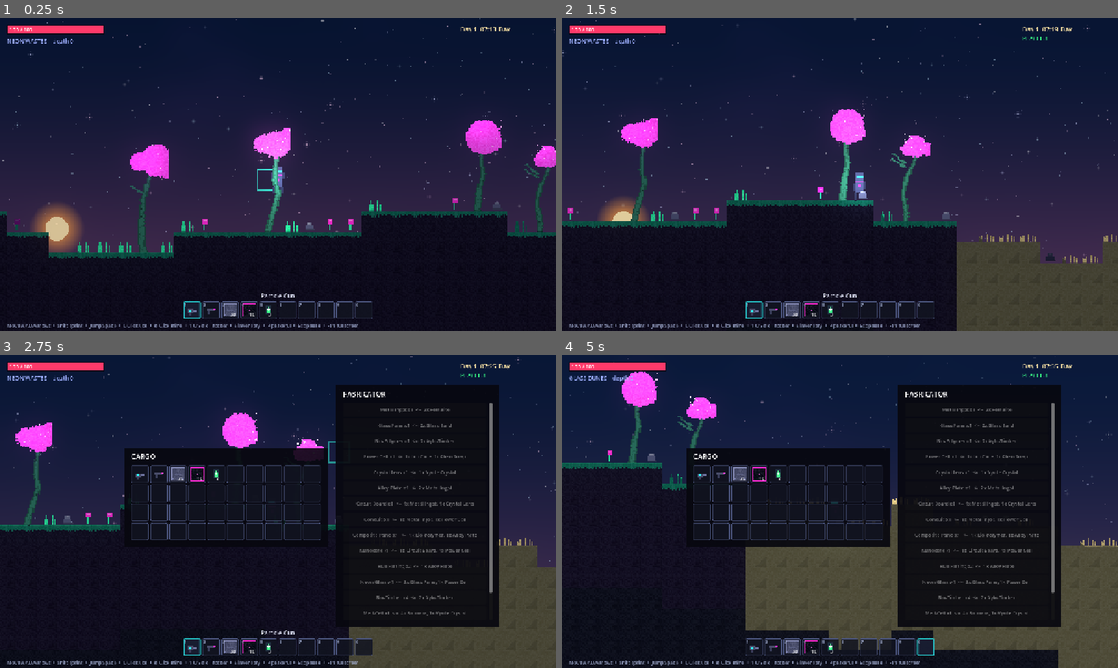
Above: before the commit, frames 1-4 (two rows, left to right).
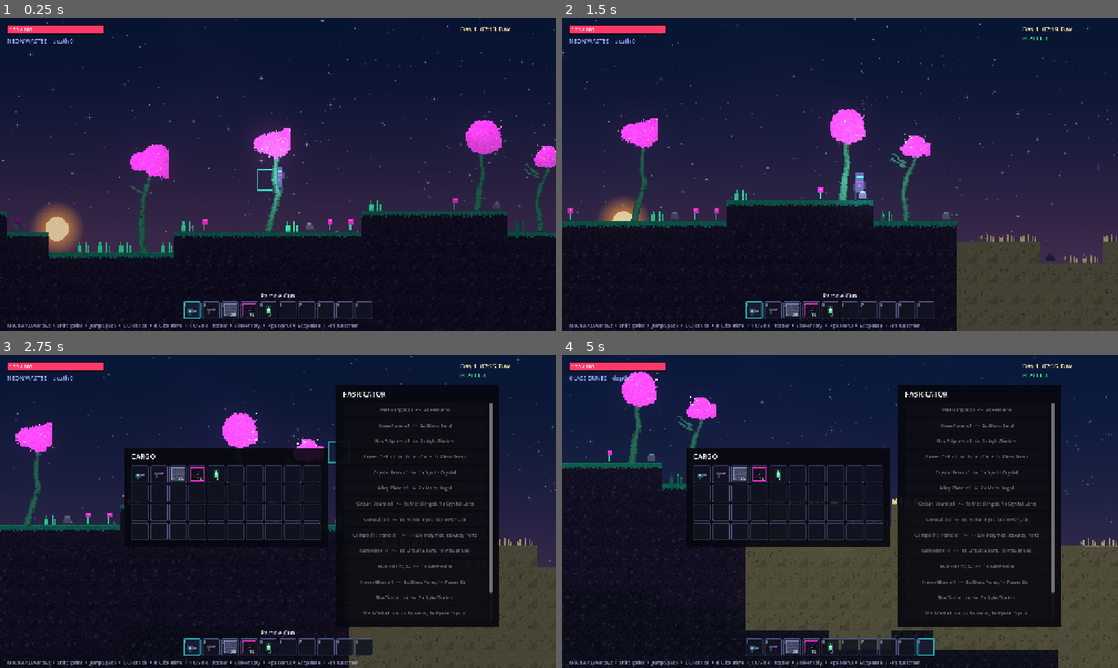
Above: after the commit, the same moments.

Repository: jaygriggsau/exocraft
Game: Godot game, scene res://scenes/Main.tscn
Two runs of this game, one before a commit and one after it. Both use one fixed random seed, a clock stepped at 60 frames per second and the inputs below.
Inputs (mouse positions are in pixels of both pictures, inside the frame that each line leads up to):
- Up to frame 1 (0.25 s): no input
- Up to frame 2 (1.5 s): tap Enter at 0.5 s; move the mouse to (962, 158) at 0.52 s; hold Shift (sprint) 0.53-1.28 s; hold D (move_right) from 0.53 s (still down); click (962, 158) at 0.67 s; tap Space (jump) at 0.77 s; move the mouse to (728, 190) at 1.27 s; tap P (toggle_enemies) at 1.35 s
- Up to frame 3 (2.75 s): tap Space (jump) at 1.52 s; move the mouse to (333, 442) at 2.02 s; release D (move_right) at 2.03 s; hold A (move_left) from 2.03 s (still down); tap Tab at 2.1 s
- Up to frame 4 (5 s): move the mouse to (812, 574) at 2.77 s; release A (move_left) at 2.78 s; hold D (move_right) 2.78-4.28 s; tap 1 at 2.85 s; click (812, 574) at 2.92 s; tap Space (jump) at 3.02, 3.77, 4.52 s; move the mouse to (1006, 558) at 3.52 s; tap 9 at 3.6 s; move the mouse to (673, 464) at 4.27 s; hold A (move_left) from 4.28 s (still down); tap 0 at 4.35 s

The runs differ from the first frame. In frame 1, 0.3% of the frame differs, in the area x 0-100%, y 62-77%; in frame 2, 0.3%; in frame 3, less than 0.1%; in frame 4, 0.2%.

Commit message:
Add per-tile texture variants so blocks don't all look identical
- Generate TILE_VARIANTS (4) textures per tile type (reseeded speckle, plus
  scattered pebbles and cracks on soil/block styles)
- Atlas now has a row per variant; a tile is created per (id, variant) with
  collision + occluder
- World picks a deterministic variant per tile position when rendering/editing
  cells, breaking up the uniform repeat (esp. dirt/stone)
- Block item icons use variant 0

https://claude.ai/code/session_01Lbtdt6KHnYyPZuVhH3cTWJ

Diff:
--- a/scripts/autoload/Art.gd
+++ b/scripts/autoload/Art.gd
@@ -6,11 +6,12 @@
 ## of these out for hand-drawn PNGs later without touching gameplay code.
 
 const TS := 16  ## tile size in pixels
+const TILE_VARIANTS := 4  ## per-tile texture variants so terrain isn't uniform
 
 var tileset: TileSet
 var atlas_source_id := 0
 
-var _tile_images := {}   # tile id -> Image
+var _tile_images := {}   # tile id -> Array[Image] (one per variant)
 var _item_icons := {}    # item id -> ImageTexture
 var _sprites := {}       # name   -> ImageTexture
 var _light_tex: ImageTexture
@@ -61,13 +62,16 @@
 # ---------------------------------------------------------------------------
 func _build_tile_images() -> void:
 	for id in Tiles.ids():
-		_tile_images[id] = _make_tile_image(id)
-
-func _make_tile_image(id: int) -> Image:
+		var variants: Array = []
+		for v in TILE_VARIANTS:
+			variants.append(_make_tile_image(id, v))
+		_tile_images[id] = variants
+
+func _make_tile_image(id: int, variant: int) -> Image:
 	var d = Tiles.def(id)
 	var img := _new_image(TS, TS)
 	var rng := RandomNumberGenerator.new()
-	rng.seed = 1000 + id
+	rng.seed = 1000 + id * 101 + variant * 37
 	var style: String = d.style
 	var base: Color = d.base
 
@@ -122,18 +126,34 @@
 			_rect(img, TS - 1, 0, 1, TS, nc)
 			img.set_pixel(TS / 2, TS / 2, nc.lightened(0.3))
 		_:
-			# "block" / "soil": add a subtle darker bottom-right shade for depth.
+			# "block" / "soil": subtle depth shade, plus per-variant pebbles and
+			# cracks so neighbouring blocks of the same type don't look identical.
 			for y in TS:
 				for x in TS:
 					if x + y > TS + 6:
 						img.set_pixel(x, y, _vary(base.darkened(0.12), rng, 0.04))
+			for f in 2 + rng.randi() % 3:
+				var px := rng.randi_range(2, TS - 3)
+				var py := rng.randi_range(2, TS - 3)
+				var pc := base.lightened(0.18) if rng.randf() < 0.5 else base.darkened(0.24)
+				img.set_pixel(px, py, pc)
+				img.set_pixel(px + 1, py, pc)
+				img.set_pixel(px, py + 1, _vary(pc, rng, 0.05))
+			if rng.randf() < 0.5:
+				var cx := rng.randi_range(3, TS - 4)
+				var cy := rng.randi_range(2, TS - 6)
+				var cl := base.darkened(0.32)
+				for k in 2 + rng.randi() % 3:
+					img.set_pixel(clampi(cx + rng.randi_range(-1, 1), 0, TS - 1), clampi(cy + k, 0, TS - 1), cl)
 	return img
 
 func _build_tileset() -> void:
 	var maxid := Tiles.max_id()
-	var atlas := _new_image((maxid + 1) * TS, TS)
+	# atlas: one column per tile id, one row per variant
+	var atlas := _new_image((maxid + 1) * TS, TILE_VARIANTS * TS)
 	for id in Tiles.ids():
-		atlas.blit_rect(_tile_images[id], Rect2i(0, 0, TS, TS), Vector2i(id * TS, 0))
+		for v in TILE_VARIANTS:
+			atlas.blit_rect(_tile_images[id][v], Rect2i(0, 0, TS, TS), Vector2i(id * TS, v * TS))
 	var tex := ImageTexture.create_from_image(atlas)
 
 	var ts := TileSet.new()
@@ -158,17 +178,18 @@
 	occ.polygon = square
 
 	for id in Tiles.ids():
-		var coord := Vector2i(id, 0)
-		src.create_tile(coord)
-		var td := src.get_tile_data(coord, 0)
-		td.add_collision_polygon(0)
-		td.set_collision_polygon_points(0, 0, square)
-		td.set_occluder(0, occ)
+		for v in TILE_VARIANTS:
+			var coord := Vector2i(id, v)
+			src.create_tile(coord)
+			var td := src.get_tile_data(coord, 0)
+			td.add_collision_polygon(0)
+			td.set_collision_polygon_points(0, 0, square)
+			td.set_occluder(0, occ)
 
 	tileset = ts
 
-func tile_atlas_coords(id: int) -> Vector2i:
-	return Vector2i(id, 0)
+func tile_atlas_coords(id: int, variant: int = 0) -> Vector2i:
+	return Vector2i(id, variant)
 
 # ---------------------------------------------------------------------------
 # Item icons
@@ -179,9 +200,9 @@
 
 func _make_item_icon(item_id: String) -> Image:
 	var d = ItemDB.get_item(item_id)
-	# Block items just reuse their tile artwork.
+	# Block items just reuse their tile artwork (first variant).
 	if d.type == ItemDB.BLOCK:
-		return _tile_images[d.tile]
+		return _tile_images[d.tile][0]
 
 	var img := _new_image(TS, TS)
 	var c: Color = d.color
--- a/scripts/world/World.gd
+++ b/scripts/world/World.gd
@@ -269,7 +269,14 @@
 		for lx in CHUNK:
 			var id := data[ly * CHUNK + lx]
 			if id != Tiles.AIR:
-				tilemap.set_cell(Vector2i(ox + lx, oy + ly), Art.atlas_source_id, Art.tile_atlas_coords(id))
+				var tx := ox + lx
+				var ty := oy + ly
+				tilemap.set_cell(Vector2i(tx, ty), Art.atlas_source_id, Art.tile_atlas_coords(id, _tile_variant(tx, ty)))
+
+func _tile_variant(tx: int, ty: int) -> int:
+	var h: int = tx * 374761393 + ty * 668265263
+	h = (h ^ (h >> 13)) * 1274126177
+	return absi(h) % Art.TILE_VARIANTS
 
 func _erase_chunk(cc: Vector2i) -> void:
 	var ox := cc.x * CHUNK
@@ -313,7 +320,7 @@
 		if id == Tiles.AIR:
 			tilemap.erase_cell(t)
 		else:
-			tilemap.set_cell(t, Art.atlas_source_id, Art.tile_atlas_coords(id))
+			tilemap.set_cell(t, Art.atlas_source_id, Art.tile_atlas_coords(id, _tile_variant(t.x, t.y)))
 	# refresh block lights for this chunk if it is in the lit zone
 	if _chunk_lights.has(cc):
 		_free_chunk_lights(cc)
